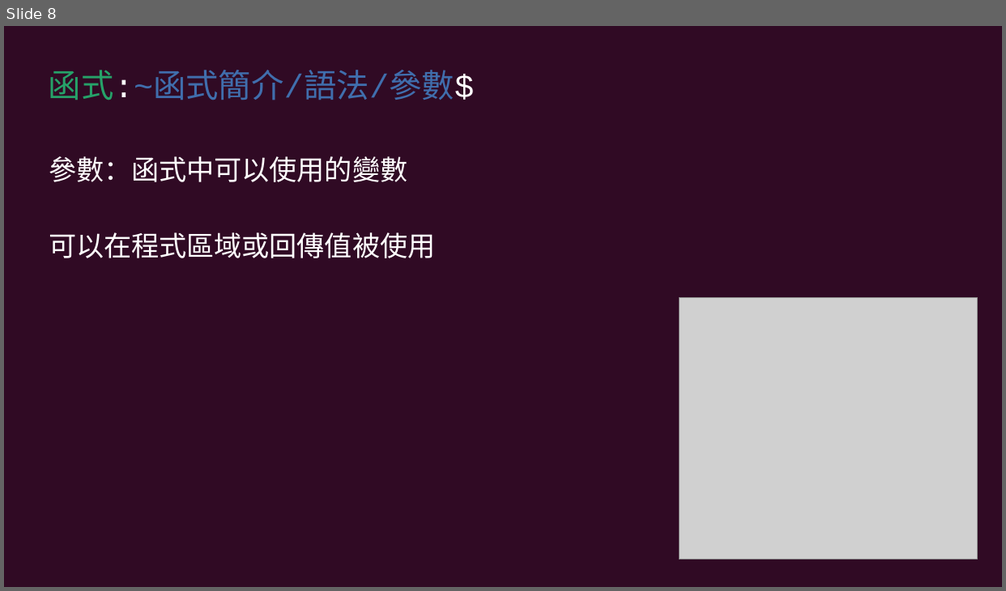
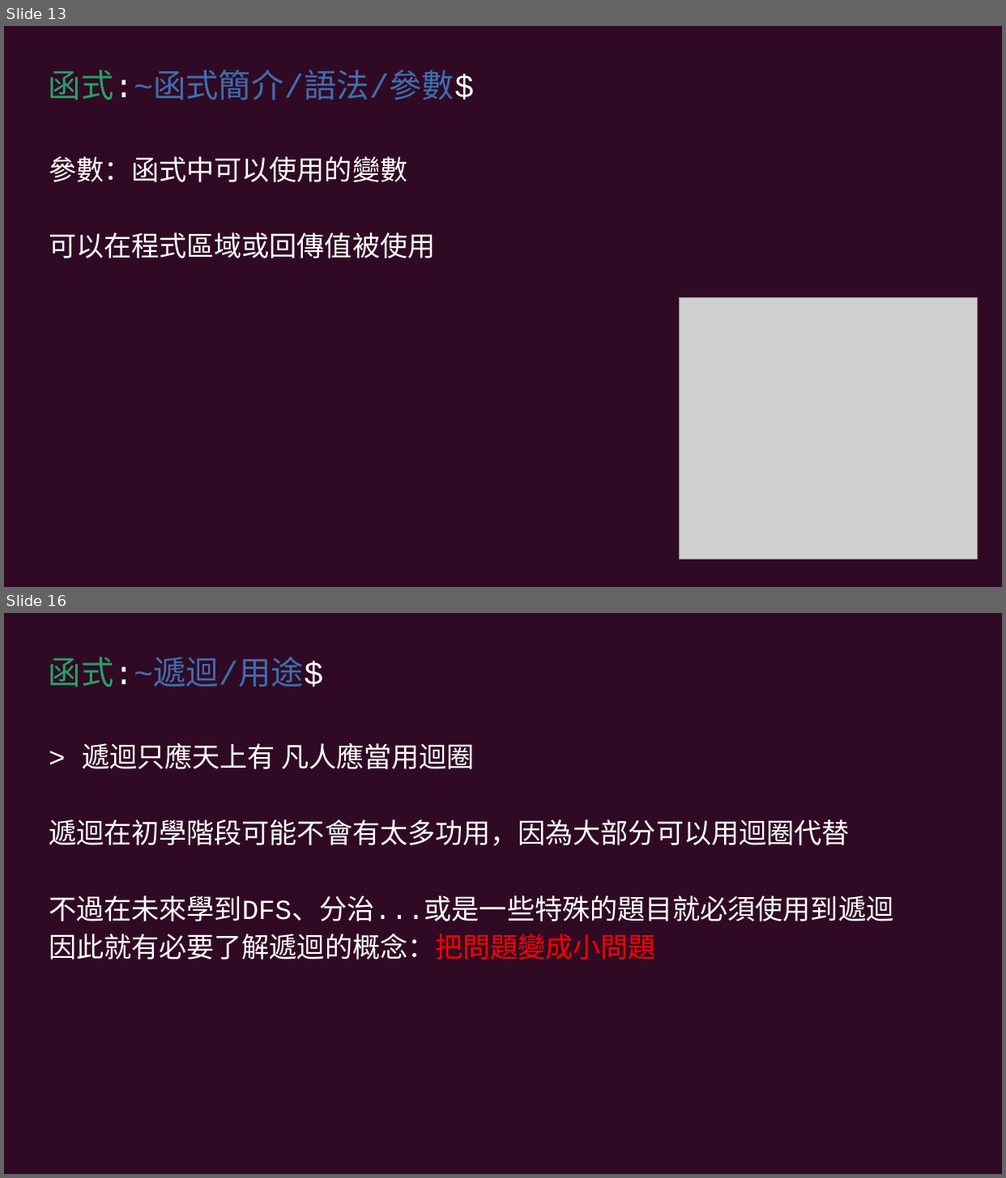
Before and after one commit to cyic-26th/presentations, a slide deck: 12.function/第十二次社課簡報.odp. Shown one above the other, each under a label of ours: slide 8 before the commit, slides 13 and 16 after it; the slides between them are not shown. The pictures are 1006x591 and 1006x1178 pixels, drawn with LibreOffice and Linux fonts; fonts in the diff are those of the drawing; grey boxes stand for pictures. Boxes give left, top, right and bottom in pixels: in the first picture for what was removed or moved away, otherwise in the second. Text is boxed around its words. In the diff, an @@ line names an element or a change of style, - is before the commit and + after.

```diff
--- a/12.function/第十二次社課簡報.odp
+++ b/12.function/第十二次社課簡報.odp
@@ slide 16 added at (x1=4, y1=613, x2=1002, y2=1174), background #300A24 @@
@@ text added at (x1=49, y1=657, x2=323, y2=687), 26 pt, text #406EAD @@
+函式:~遞迴/用途$
@@ text added at (x1=49, y1=743, x2=893, y2=960), 22 pt, text #FFFFFF @@
+> 遞迴只應天上有 凡人應當用迴圈
+遞迴在初學階段可能不會有太多功用，因為大部分可以用迴圈代替
+不過在未來學到DFS、分治...或是一些特殊的題目就必須使用到遞迴
+因此就有必要了解遞迴的概念：把問題變成小問題
@@ what was slide 8 is now slide 13 @@
```
Also in this commit, not shown: 3 slides changed, 11 other slides added, 3 slides removed, 2 other files.
